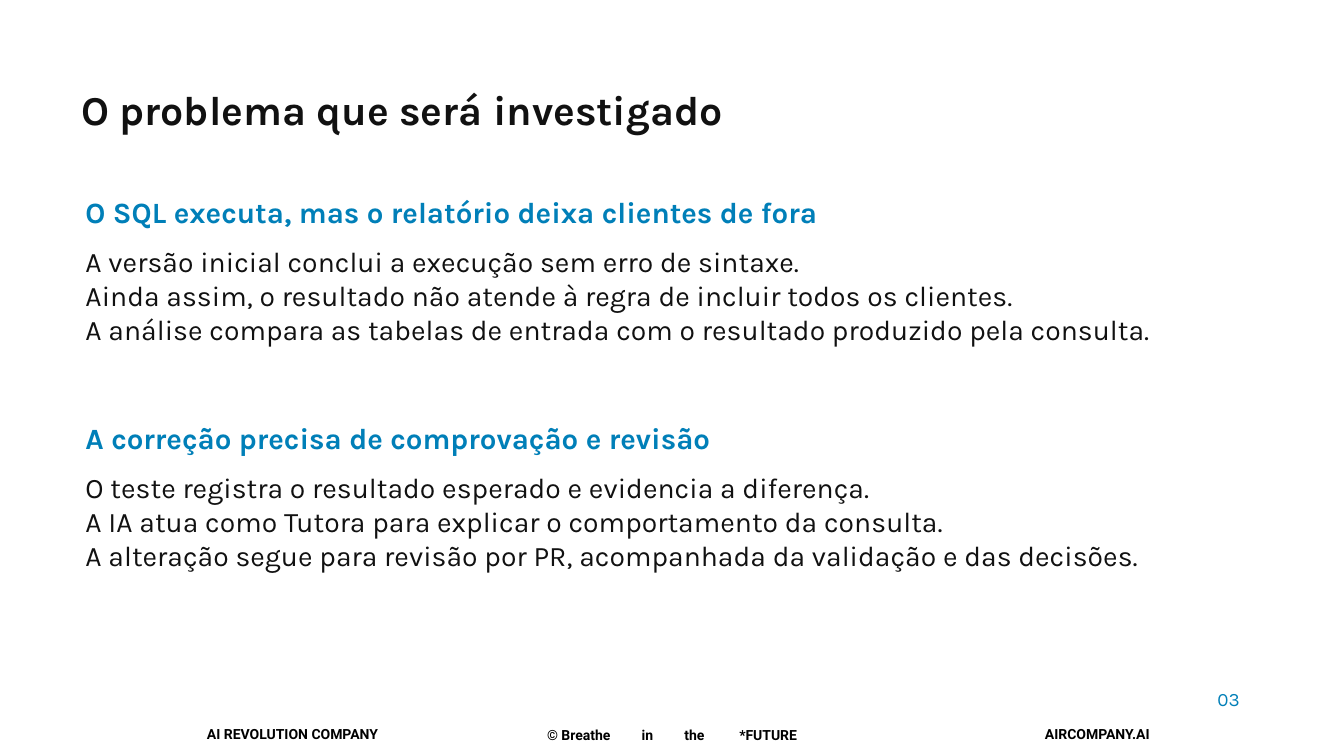
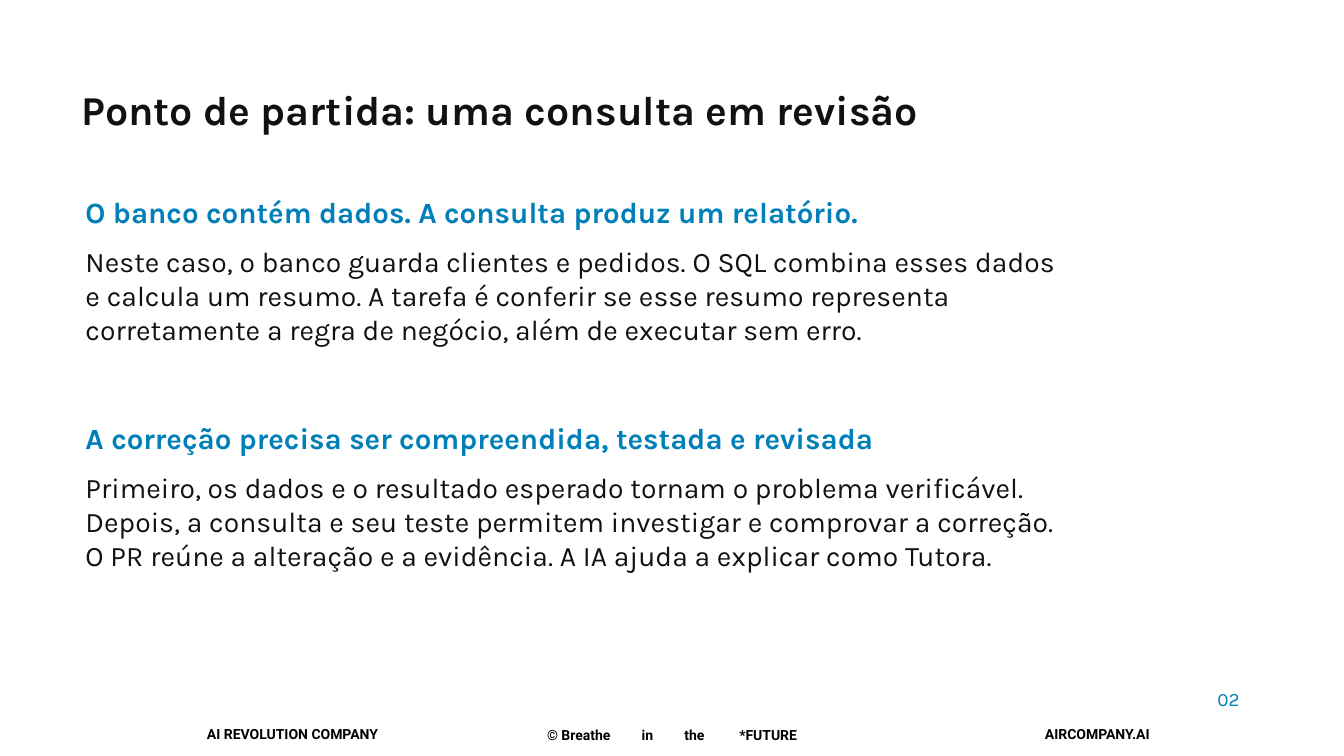
Before and after one commit to pedropalmieri/workshop4-pr-sql-ia, a slide deck: slide 2 of materiais/Workshop4-19nov2026.pptx (slide 3 before the commit). Drawn at 1344x756 pixels with LibreOffice and Linux fonts; fonts in the diff are those of the drawing; background and template pictures are left out. Boxes give left, top, right and bottom in pixels: in the first picture for what was removed or moved away, otherwise in the second. Text is boxed around its words. In the diff, an @@ line names an element or a change of style, - is before the commit and + after.

Commit message:
Documenta aplicação validada e organiza a explicação do caso nos slides

```diff
--- a/materiais/Workshop4-19nov2026.pptx
+++ b/materiais/Workshop4-19nov2026.pptx
@@ text at (81, 95, 918, 135): text changed @@
-O problema que será investigado
+Ponto de partida: uma consulta em revisão
@@ text at (85, 200, 858, 230): text changed @@
-O SQL executa, mas o relatório deixa clientes de fora
+O banco contém dados. A consulta produz um relatório.
@@ text at (85, 252, 1055, 347): text changed @@
-A versão inicial conclui a execução sem erro de sintaxe.
-Ainda assim, o resultado não atende à regra de incluir todos os clientes.
-A análise compara as tabelas de entrada com o resultado produzido pela consulta.
+Neste caso, o banco guarda clientes e pedidos. O SQL combina esses dados
+e calcula um resumo. A tarefa é conferir se esse resumo representa
+corretamente a regra de negócio, além de executar sem erro.
@@ text at (85, 428, 873, 456): text changed @@
-A correção precisa de comprovação e revisão
+A correção precisa ser compreendida, testada e revisada
@@ text at (85, 476, 1053, 573): text changed @@
-O teste registra o resultado esperado e evidencia a diferença.
-A IA atua como Tutora para explicar o comportamento da consulta.
-A alteração segue para revisão por PR, acompanhada da validação e das decisões.
+Primeiro, os dados e o resultado esperado tornam o problema verificável.
+Depois, a consulta e seu teste permitem investigar e comprovar a correção.
+O PR reúne a alteração e a evidência. A IA ajuda a explicar como Tutora.
@@ text at (1217, 694, 1239, 706): text changed @@
-03
+02
```
Also in this commit, not shown: 2 other slides changed, 6 other files.
